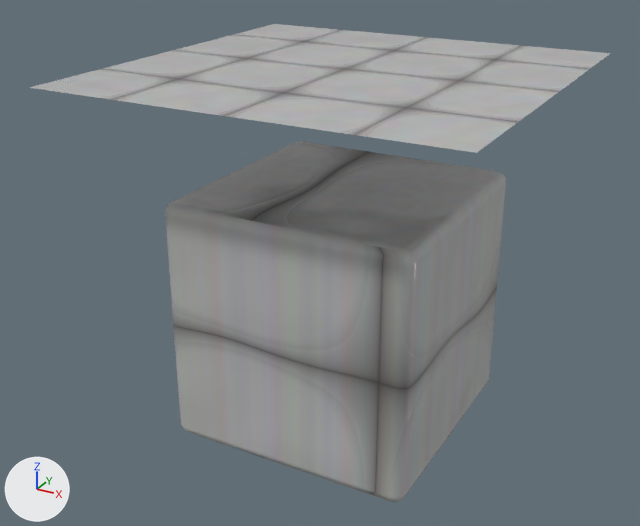
The Blender file _ART/Blender/Materials/T_KitchenTiles.blend as it was, and as the next commit left it.
Before and after are seen from a 50 mm lens placed at (1.9, -3.7, 2.05), pointed at (-0.09, -0.08, 0.23). The axes (+X, +Y, +Z) are drawn at lower left. The lights are the same throughout.
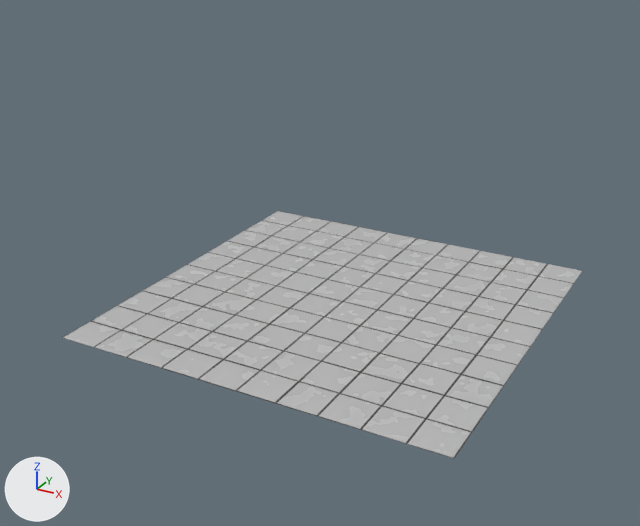
Where the change shows, as pixel boxes [x1, y1, x2, y2] in the pictures (640 x 526 px):
'Plane', recoloured, moved
    before: [30, 24, 611, 153]
    after: [62, 211, 582, 458]
'Cube', hidden
    before: [165, 141, 506, 502]

The change, as a diff of the scene's bpy script:
```diff
--- a/_ART/Blender/Materials/T_KitchenTiles.blend.py
+++ b/_ART/Blender/Materials/T_KitchenTiles.blend.py
@@ ng_t_kitchentiles @@
+ng_t_kitchentiles = bpy.data.node_groups.new('T_KitchenTiles', 'ShaderNodeTree')
+# nodes: MapRange, Mix, TexBrick, TexCoord, TexNoise
+# colours: black #000000, grey #bcbcbc, black #2e2c2b, light grey #e0e0e0, dark grey #4a4a4a
@@ mat_t_texturename @@
+mat_t_texturename = bpy.data.materials.new('T_TextureName')
+# nodes: BsdfPrincipled, Displacement, Group, OutputMaterial
+# colours: grey #bcbcbc, black #2e2c2b, light grey #e0e0e0, dark grey #4a4a4a
@@ me_cube @@
 me_cube.from_pydata(...)  # 8 vertices, 6 faces; spans x -0.641..0.641, y -0.641..0.641, z -0.641..0.641
-me_cube.materials.append(mat_t_kitchentiles)
+me_cube.materials.append(mat_t_texturename)
@@ me_plane @@
 me_plane.from_pydata(...)  # 4 vertices, 1 face; spans x -1.0..1.0, y -1.0..1.0, z 0.0
-me_plane.materials.append(mat_t_kitchentiles)
+me_plane.materials.append(mat_t_texturename)
@@ ob_cube @@
 _m = ob_cube.modifiers.new('Bevel', 'BEVEL')
 _m.harden_normals = True
+ob_cube.hide_set(True)
@@ ob_plane @@
 ob_plane = bpy.data.objects.new('Plane', me_plane)
-ob_plane.location = (0.0, 0.0, 1.213)
+ob_plane.location = (0.0, 0.0, 0.0)
```
